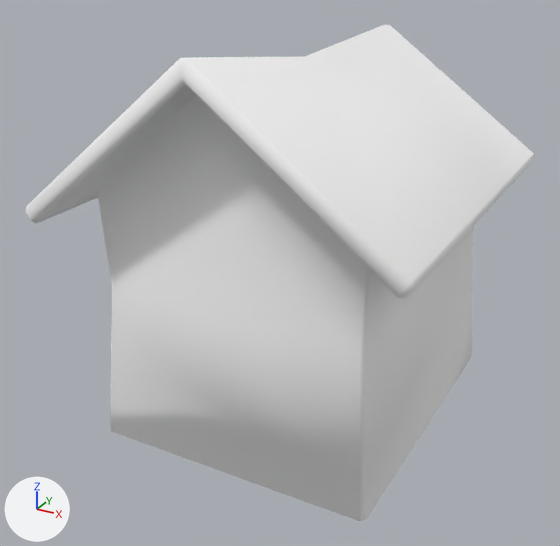
What one commit did to the glTF model Assets/3D/Models/house_01.glb.
The view is the same before and after, from a 50 mm lens placed at (2.34, -4.64, 3.29), pointed at (-0.1, -0.19, 1.07). Lighting does not change. The marker at lower left points along +X, +Y and +Z.

The first picture shows 'HouseBase'.
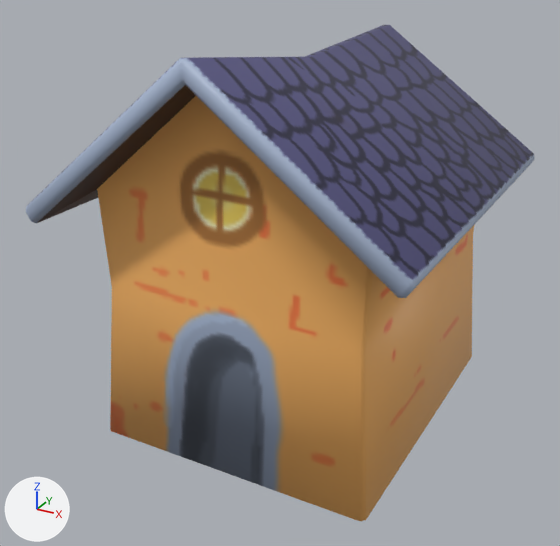
Diff of the bpy script that builds the scene:
```diff
--- a/Assets/3D/Models/house_01.glb.py
+++ b/Assets/3D/Models/house_01.glb.py
@@ img_house_roof_tex @@
+img_house_roof_tex = load_image('House_Roof_Tex', '_unpacked/House_Roof_Tex', 256, 256, 'sRGB')
@@ img_house_base_tex @@
+img_house_base_tex = load_image('House_Base_Tex', '_unpacked/House_Base_Tex', 256, 256, 'sRGB')
@@ mat_house_base @@
 mat_house_base = principled_material('House_Base')
-mat_house_base.base_color = (1.0, 1.0, 1.0)  # white #ffffff
-mat_house_base.metallic = 1.0
-mat_house_base.roughness = 1.0
+mat_house_base.texture = img_house_base_tex
@@ mat_house_roof @@
 mat_house_roof = principled_material('House_Roof')
-mat_house_roof.base_color = (1.0, 1.0, 1.0)  # white #ffffff
-mat_house_roof.metallic = 1.0
-mat_house_roof.roughness = 1.0
+mat_house_roof.texture = img_house_roof_tex
```

Location of each change, (x1, y1, x2, y2) in pixels of the pictures (560 x 546 px):
'HouseBase', surface changed
    both: (26, 25, 534, 521)
